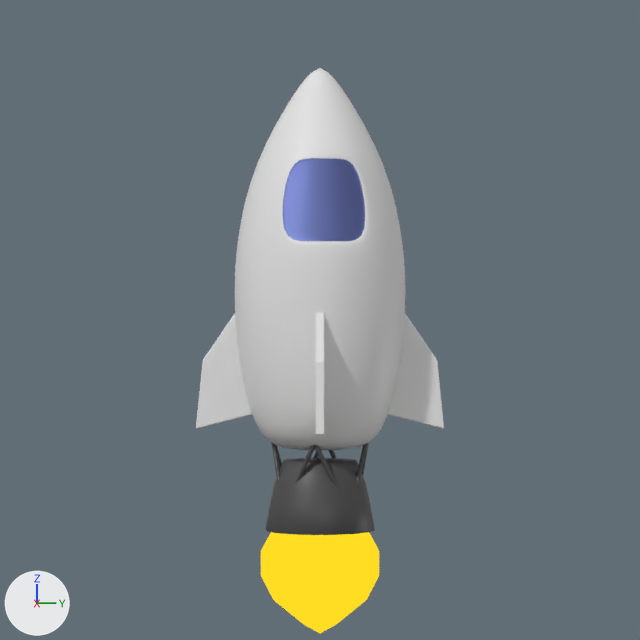
The Blender file models/models.blend as it was, and as the next commit left it.
Both versions are drawn from the file's camera 'Camera'. Arrows for +X, +Y and +Z are at lower left; the lights stay in place.

The first picture shows 'Body', 'Engine', 'Strut 9', 'Wings'.
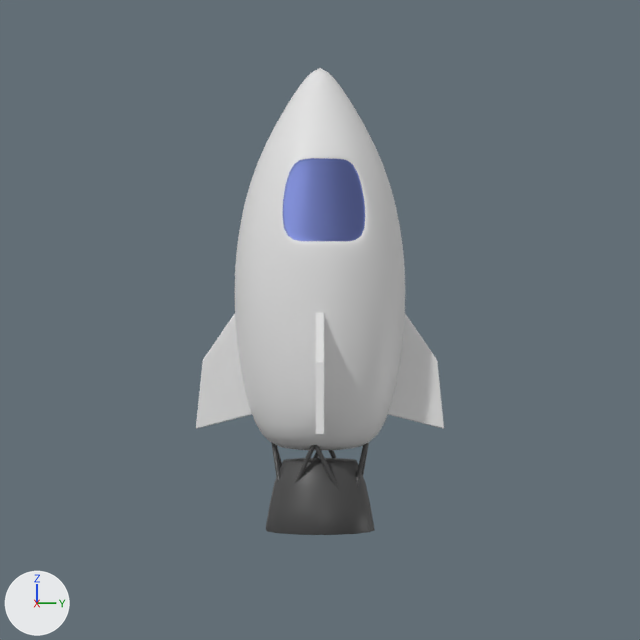
Location of each change, (x1, y1, x2, y2) in pixels of the pictures (640 x 640 px):
'Strut 9', hidden (yellow)
    before: (261, 532, 379, 633)

Diff of the bpy script that builds the scene:
```diff
--- a/models/models.blend.py
+++ b/models/models.blend.py
@@ ob_strut_9 @@
 ob_strut_9.scale = (0.0887, 0.0887, 0.0887)
+ob_strut_9.hide_render = True
```
